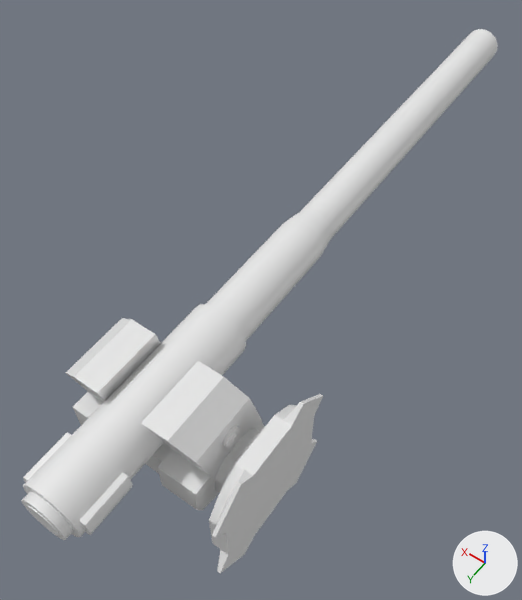
The FBX model Assets/Models/Weapons/cannon.fbx as it was, and as the next commit left it.
Camera for both pictures: a 50 mm camera at (-0.48, 0.65, 1.7) aimed at (0.31, -0.46, -0.04). Every picture has the same lights, and +X, +Y and +Z are marked at lower right. Where no turn or scale is listed for an object, it has been applied to the vertices.

In view in the first picture: 'Cannon', 'gun mount'.
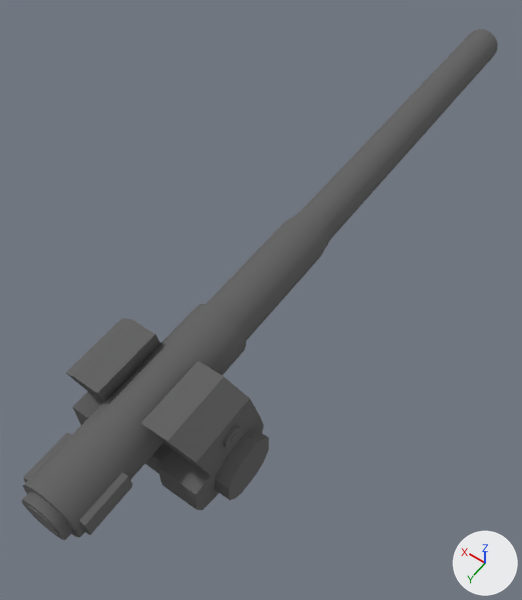
Patch to the scene script:
```diff
--- a/Assets/Models/Weapons/cannon.fbx.py
+++ b/Assets/Models/Weapons/cannon.fbx.py
@@ mat_metal @@
+mat_metal = principled_material('Metal')
+mat_metal.base_color = (0.121, 0.121, 0.121)  # dark grey #626262
+mat_metal.roughness = 1.0
@@ mat_metal_002 @@
+mat_metal_002 = principled_material('Metal.002')
+mat_metal_002.base_color = (0.121, 0.121, 0.121)  # dark grey #626262
+mat_metal_002.roughness = 1.0
@@ me_cube_004 @@
 me_cube_004.from_pydata(...)  # 614 vertices, 1174 faces; spans x 0.07..0.53, y -1.78..0.42, z -0.11..0.28
 # used by ob_cannon; location = (-0.067, 0.022, 0.0)
+# me_cube_004 part 1: 1040 of the faces centred in x 0.07..0.53, y -1.78..0.42, z -0.1..0.26 switch from no material to mat_metal (dark grey #626262)
+# me_cube_004 part 2: 134 of the faces centred in x 0.11..0.51, y -0.13..0.16, z -0.11..0.28 switch from no material to mat_metal_002 (dark grey #626262)
@@ ob_gun_mount @@
-ob_gun_mount = bpy.data.objects.new('gun mount', me_circle_002)
-ob_gun_mount.location = (-0.067, 0.022, 0.0)
```

Pixel boxes [x1, y1, x2, y2] of what changed, in the pictures (522 x 600 px):
'gun mount', deleted
    before: [209, 394, 323, 573]
part 1 of me_cube_004, recoloured (white to grey)
    both: [21, 29, 498, 540]
part 2 of me_cube_004, recoloured (white to grey)
    both: [66, 318, 264, 510]
